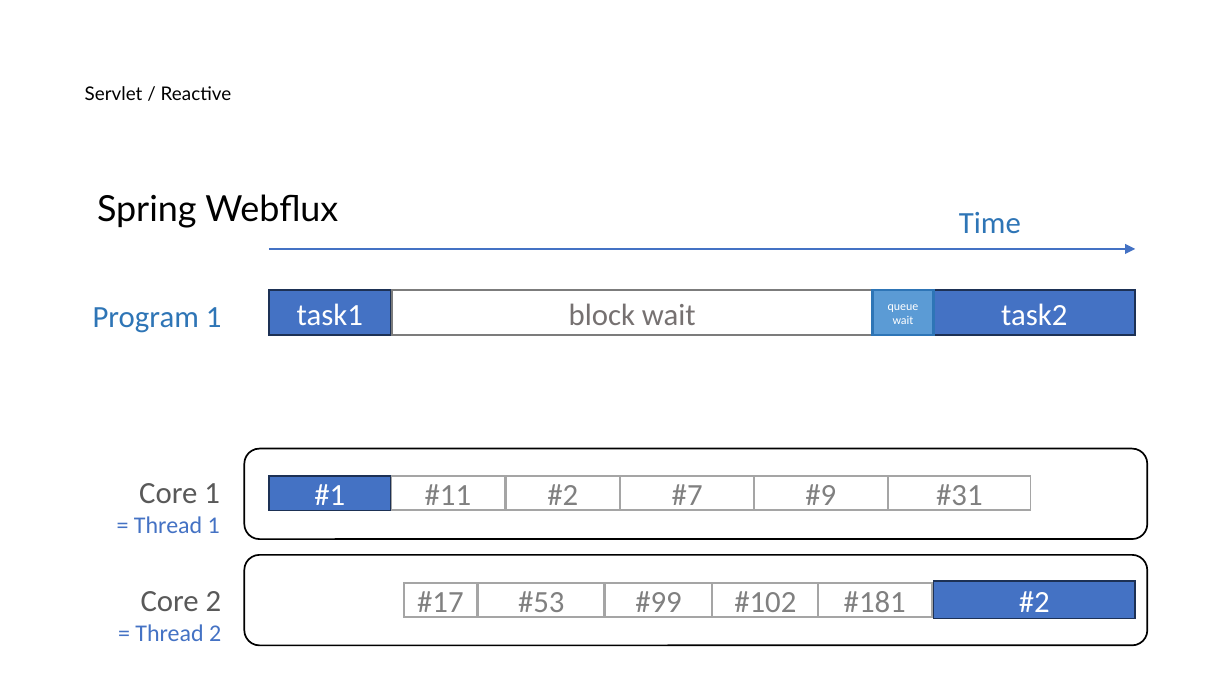
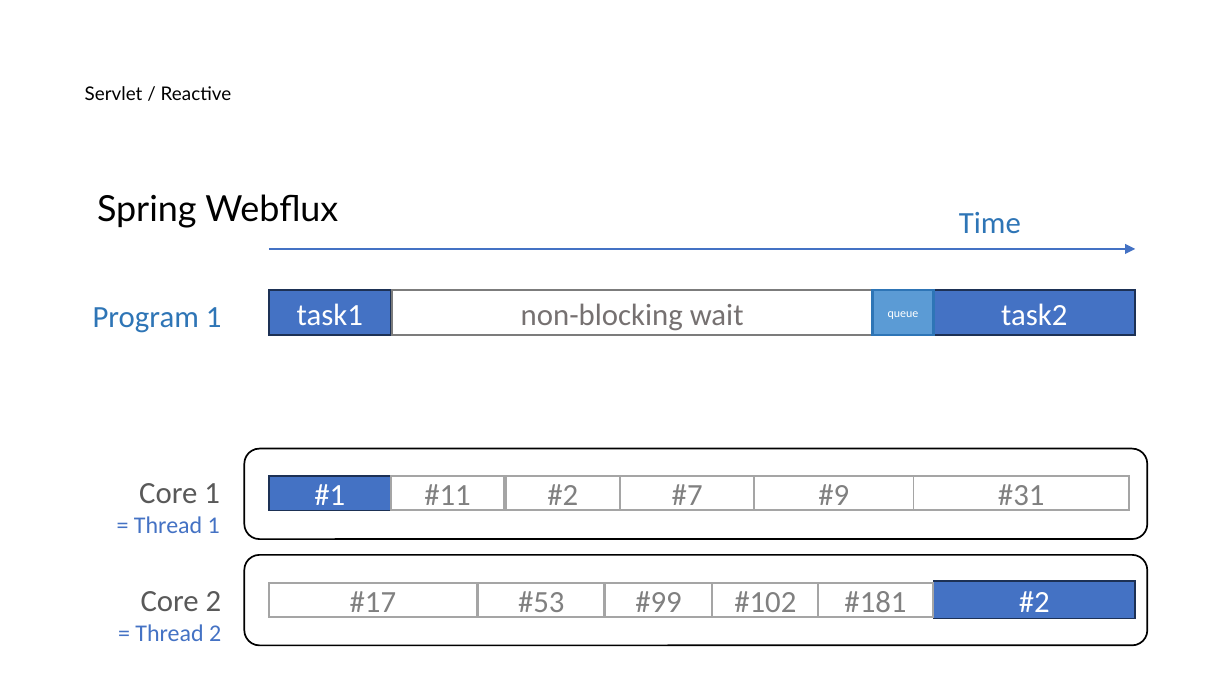
Before and after one commit to nayasis/fastcampus-hyper-webflux, a slide deck: slide 29 of 99.ppt/[Ch4-1. 비동기 서비스 소개] 1-2. 비동기 호출이란 ~ 1-3. Servlet_Reactive.pptx (slide 23 before the commit). Drawn at 1232x693 pixels with LibreOffice and Linux fonts; fonts in the diff are those of the drawing; background and template pictures are left out. Boxes give left, top, right and bottom in pixels: in the first picture for what was removed or moved away, otherwise in the second. Text is boxed around its words. In the diff, an @@ line names an element or a change of style, - is before the commit and + after.

Commit message:
Sync / Async, Blocking / Non-blocking 설명 전면 수정

```diff
--- a/99.ppt/[Ch4-1. 비동기 서비스 소개] 1-2. 비동기 호출이란 ~ 1-3. Servlet_Reactive.pptx
+++ b/99.ppt/[Ch4-1. 비동기 서비스 소개] 1-2. 비동기 호출이란 ~ 1-3. Servlet_Reactive.pptx
@@ text in rectangle at box(521, 303, 744, 330): text changed @@
-block wait
+non-blocking wait
@@ text in rectangle at box(893, 316, 914, 324): paragraph removed @@
-wait
@@ rectangle added at box(391, 476, 504, 510), fill #FFFFFF, outline #A5A5A5 1 pt, 18 pt, text #808080 @@
+#11
@@ rectangle "#9": place and size @@
-rectangle "#9" at box(754, 476, 887, 510)
+rectangle "#9" at box(754, 476, 914, 510)
@@ rectangle "#31": place and size @@
-rectangle "#31" at box(888, 476, 1030, 510)
+rectangle "#31" at box(914, 476, 1130, 510)
@@ rectangle "#17": place and size @@
-rectangle "#17" at box(404, 583, 477, 617)
+rectangle "#17" at box(269, 583, 477, 617)
```
Also in this commit, not shown: 3 other slides changed, 9 slides added.
